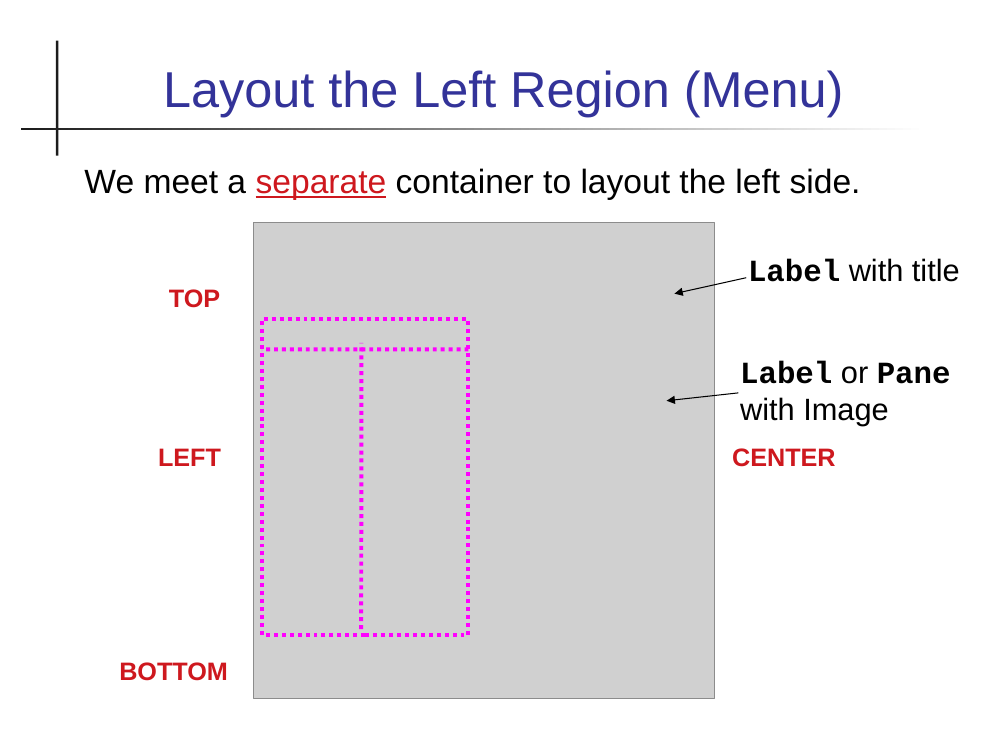
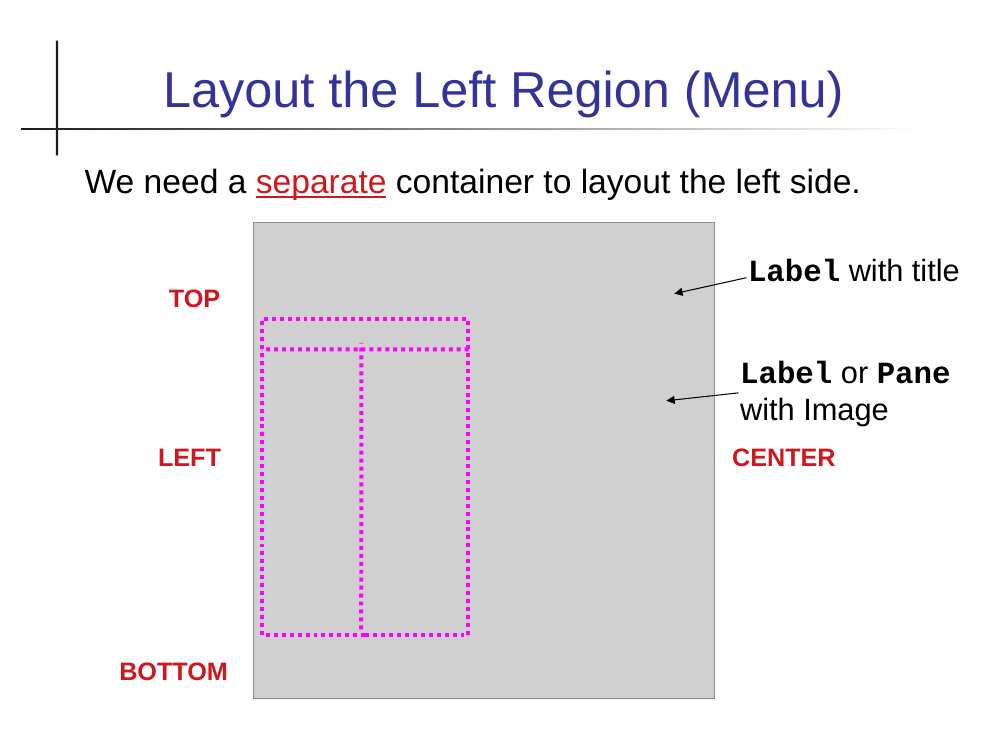
Before and after one commit to skeoop/skeoop.github.io, a slide deck: slide 5 of javafx/Layouts.ppt. Drawn at 1008x756 pixels with LibreOffice and Linux fonts; fonts in the diff are those of the drawing; grey boxes stand for pictures. Boxes give left, top, right and bottom in pixels: in the first picture for what was removed or moved away, otherwise in the second. Text is boxed around its words. In the diff, an @@ line names an element or a change of style, - is before the commit and + after.

Commit message:
fix wording in Layout slides

```diff
--- a/javafx/Layouts.ppt
+++ b/javafx/Layouts.ppt
@@ text at (85, 168, 861, 200): text changed @@
-We meet a separate container to layout the left side.
+We need a separate container to layout the left side.
```
Also in this commit, not shown: 13 other slides changed, 1 other file.
